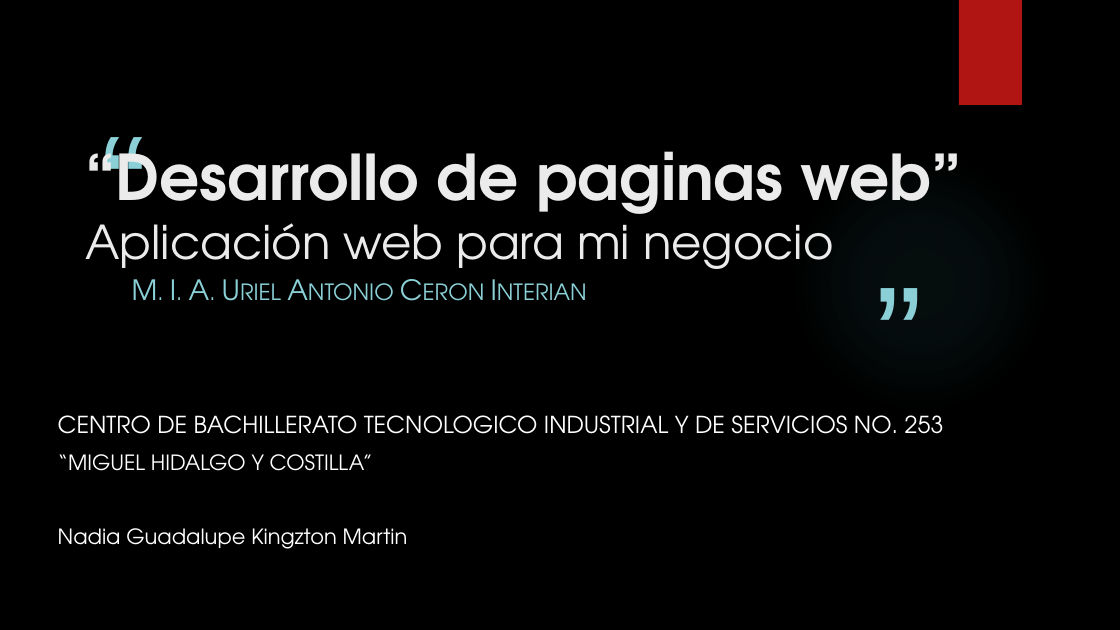
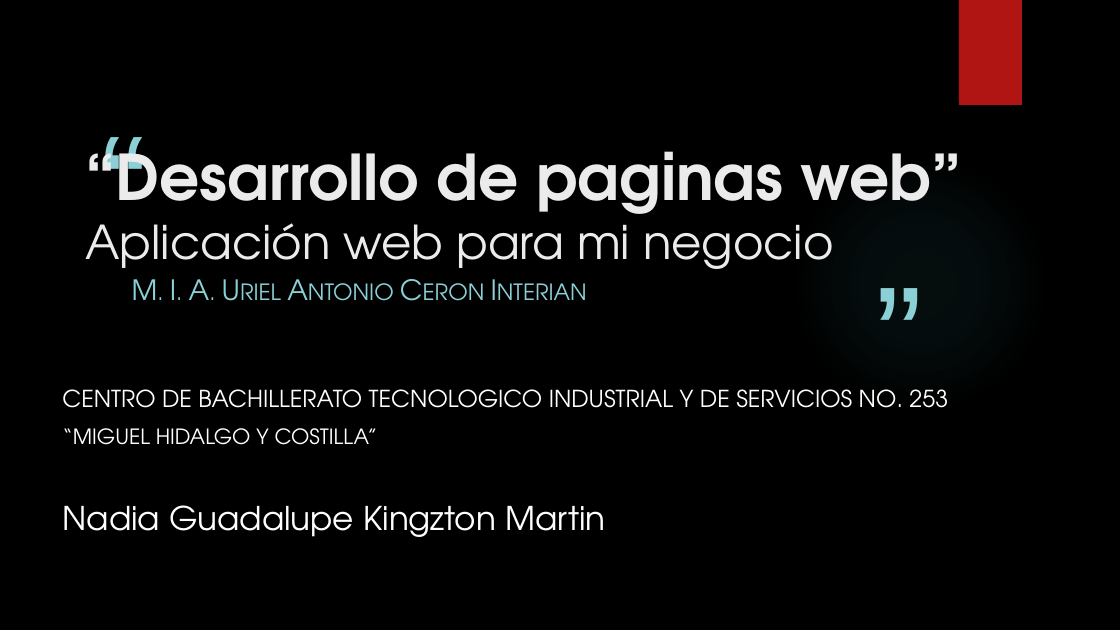
Before and after one commit to nadiaking/cuidado-ni, a slide deck: slide 1 of cuidado de niños.pptx. Drawn at 1120x630 pixels with LibreOffice and Linux fonts; fonts in the diff are those of the drawing; background and template pictures are left out. Boxes give left, top, right and bottom in pixels: in the first picture for what was removed or moved away, otherwise in the second. Text is boxed around its words. In the diff, an @@ line names an element or a change of style, - is before the commit and + after.

```diff
--- a/cuidado de niños.pptx
+++ b/cuidado de niños.pptx
@@ text "CENTRO DE BACHILLERATO TECNOLOGICO INDUSTRIAL ...": place and size @@
-text "CENTRO DE BACHILLERATO TECNOLOGICO INDUSTRIAL ..." at bbox=[58, 415, 944, 549]
+text "CENTRO DE BACHILLERATO TECNOLOGICO INDUSTRIAL ..." at bbox=[62, 389, 948, 537]
@@ text at bbox=[62, 505, 606, 537]: size 18 to 28 pt in "Nadia Guadalupe Kingzton Martin" @@
```
Also in this commit, not shown: 2 other slides changed.
